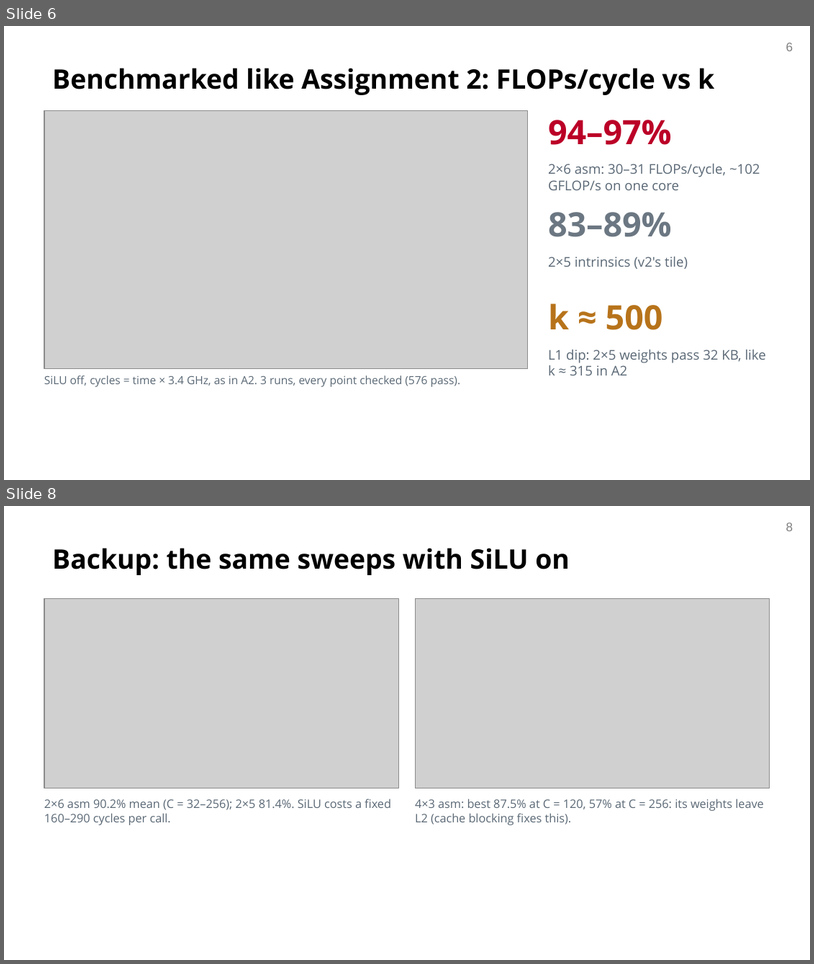
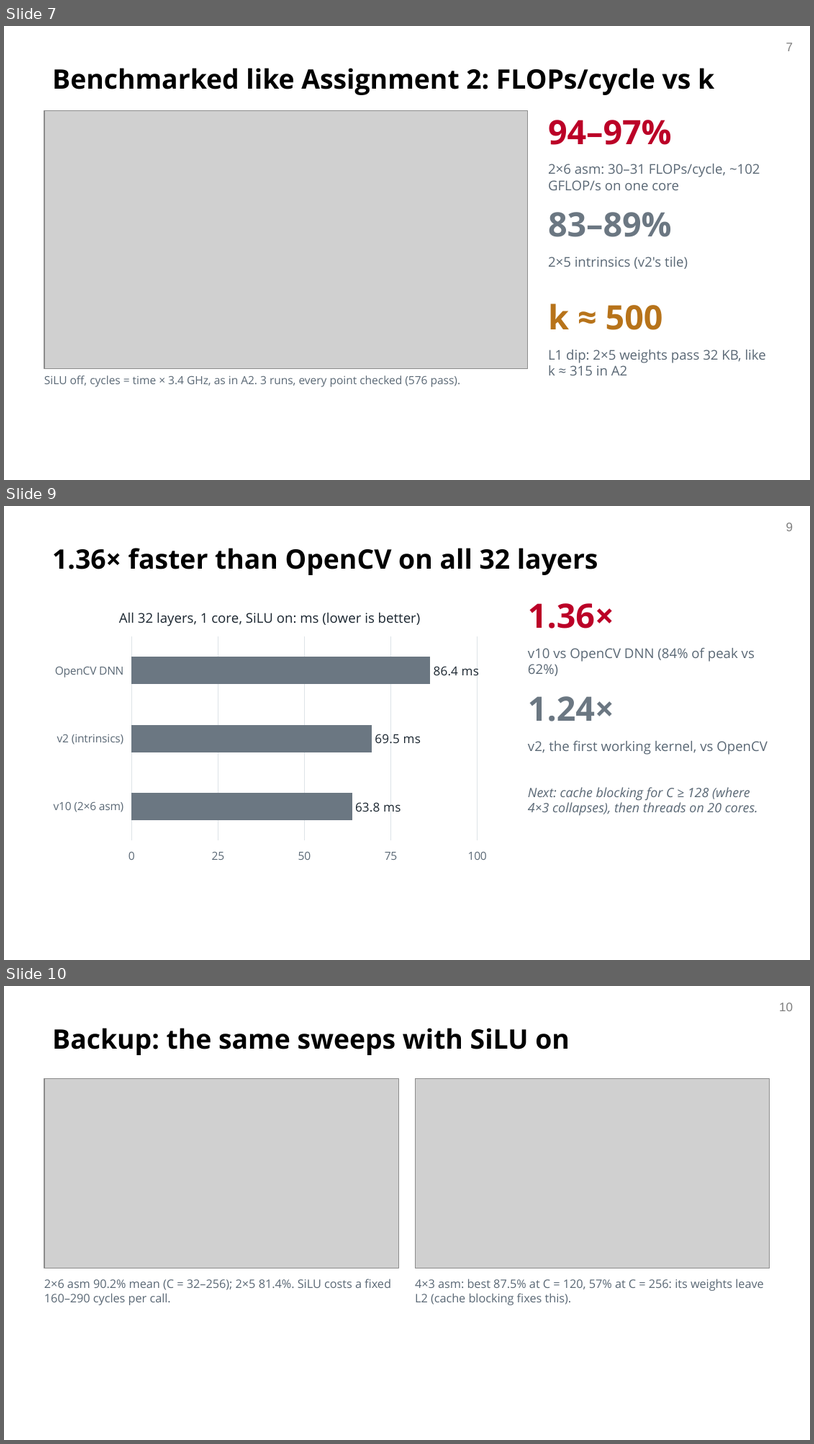
Before and after one commit to OTANK10/fast-yolov8-broadwell, a slide deck: docs/milestone/om/slides/om_mid_presentation_cmu.pptx. Shown one above the other, each under a label of ours: slides 6 and 8 before the commit, slides 7, 9 and 10 after it; the slides between them are not shown. The pictures are 814x964 and 814x1444 pixels, drawn with LibreOffice and Linux fonts; fonts in the diff are those of the drawing; grey boxes stand for pictures; background and template pictures are left out. Boxes give left, top, right and bottom in pixels: in the first picture for what was removed or moved away, otherwise in the second. Text is boxed around its words. In the diff, an @@ line names an element or a change of style, - is before the commit and + after.

```diff
--- a/docs/milestone/om/slides/om_mid_presentation_cmu.pptx
+++ b/docs/milestone/om/slides/om_mid_presentation_cmu.pptx
@@ slide 9 added at [4,506,810,960], background #FFFFFF; not listed: 1 template element that a slide beside it also shows @@
@@ title added at [52,548,599,575], 24 pt, text #000000, bold @@
+1.36× faster than OpenCV on all 32 layers
@@ bar chart added at [44,595,496,869] @@
+title "All 32 layers, 1 core, SiLU on: ms (lower is better)"
+categories: v10 (2×6 asm), v2 (intrinsics), OpenCV DNN
+Series 1: 63.8, 69.5, 86.4
@@ text added at [528,603,615,628], 30 pt, text #BB0027, bold @@
+1.36×
@@ text added at [528,648,755,676], 12 pt, text #5A6875 @@
+v10 vs OpenCV DNN (84% of peak vs 62%)
@@ text added at [528,696,615,721], 30 pt, text #6B7782, bold @@
+1.24×
@@ text added at [528,741,768,754], 12 pt, text #5A6875 @@
+v2, the first working kernel, vs OpenCV
@@ text added at [528,787,759,816], 11.5 pt, text #5A6875, italic @@
+Next: cache blocking for C ≥ 128 (where 4×3 collapses), then threads on 20 cores.
@@ what was slide 6 is now slide 7 @@
@@ page number at [787,43,794,51]: text changed @@
-6
+7
@@ what was slide 8 is now slide 10 @@
@@ page number at [779,1003,793,1011]: text changed @@
-8
+10
```
Also in this commit, not shown: 1 slide changed, 3 other slides added, 2 slides removed, 1 other file.
